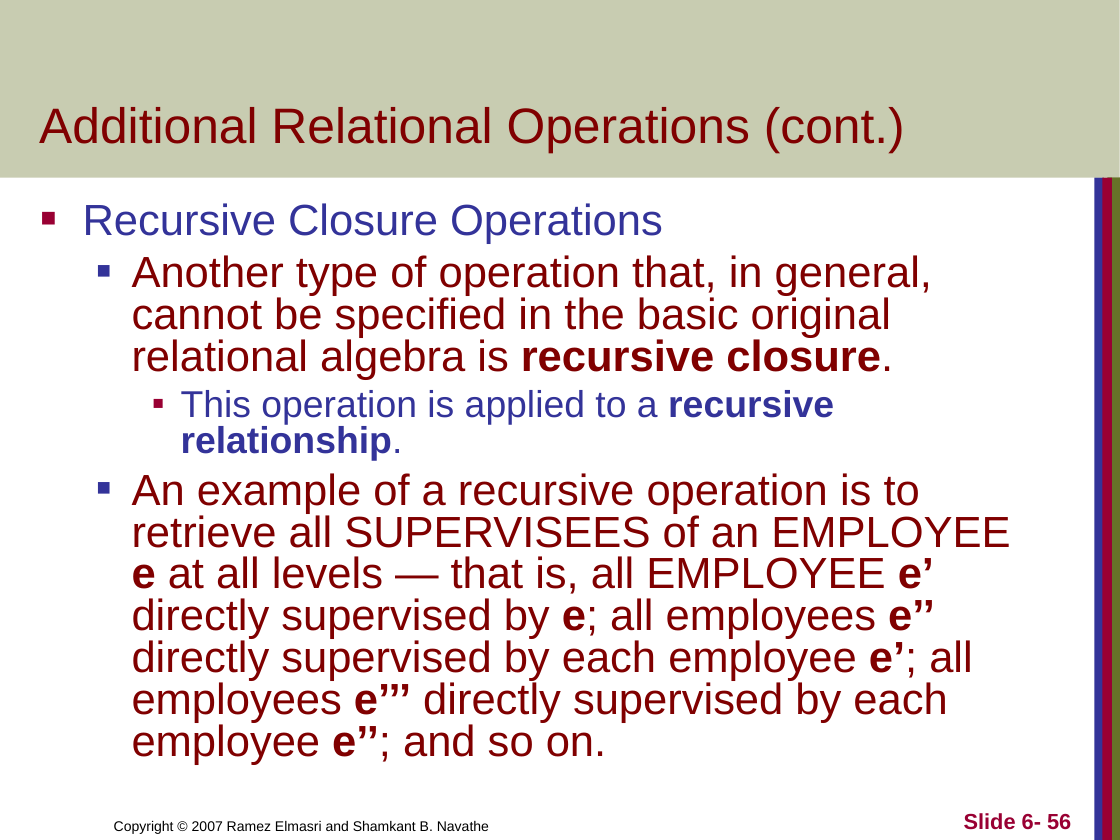
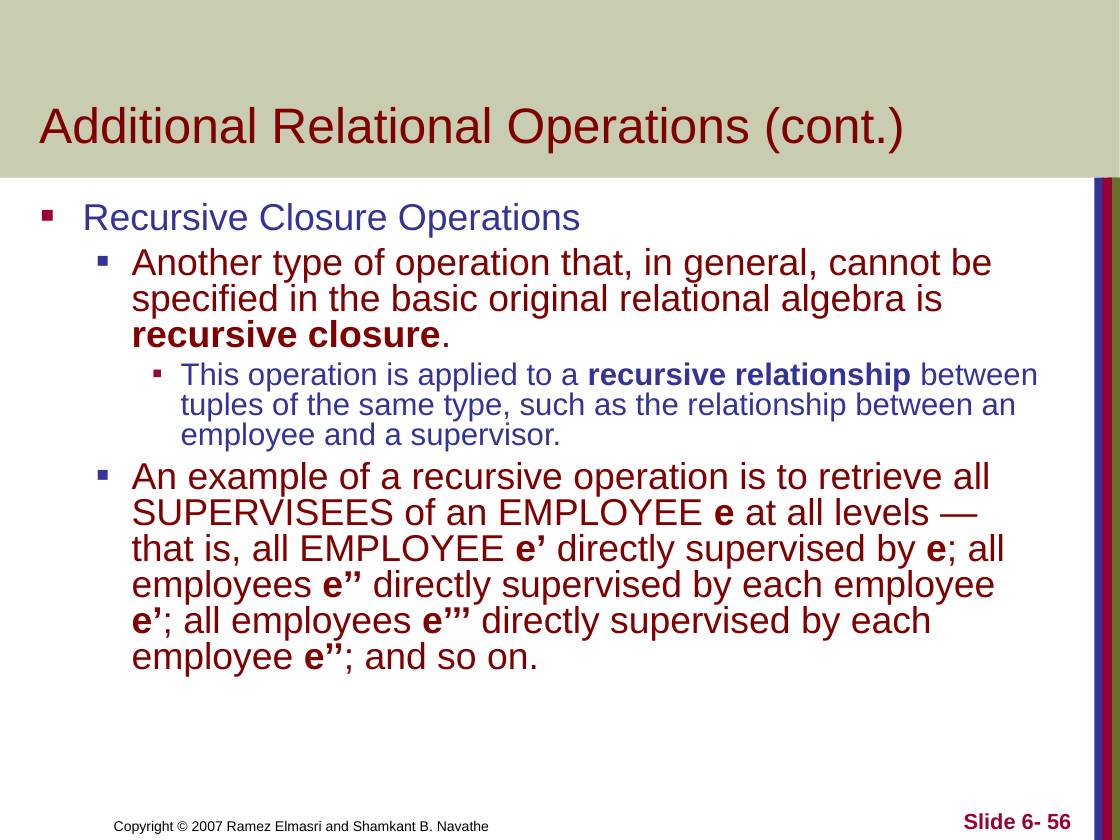
Before and after one commit to CodewothArjun/CSIT_4th_Sem, a slide deck: slide 56 of Database Management System/Unit 5 Relational Algebra and Relational Calculus.ppt. Drawn at 1120x840 pixels with LibreOffice and Linux fonts; fonts in the diff are those of the drawing. Boxes give left, top, right and bottom in pixels: in the first picture for what was removed or moved away, otherwise in the second. Text is boxed around its words. In the diff, an @@ line names an element or a change of style, - is before the commit and + after.

```diff
--- a/Database Management System/Unit 5 Relational Algebra and Relational Calculus.ppt
+++ b/Database Management System/Unit 5 Relational Algebra and Relational Calculus.ppt
@@ text at [83, 203, 1005, 676]: size 28 to 24 pt in "Recursive Closure Operations", "Another type of operation that, in general, ...", "An example of a recursive operation is ..."; less space between paragraphs @@
@@ text at [181, 362, 1038, 452]: text changed; size 24 to 20 pt @@
-    ■ This operation is applied to a recursive relationship.
+    ■ This operation is applied to a recursive relationship between tuples of the same type, such as the relationship between an employee and a supervisor.
```
Also in this commit, not shown: 6 other slides changed, 14 slides added, 11 slides removed, 8 other files.
